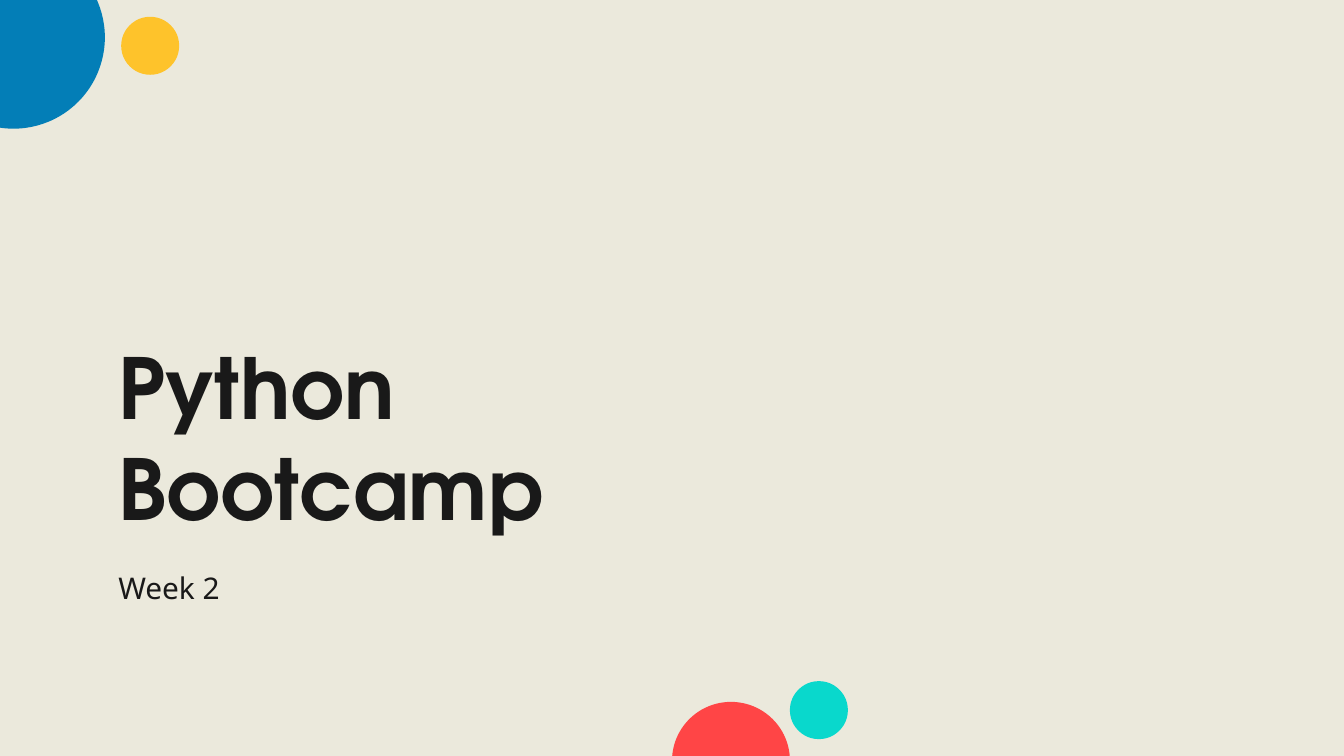
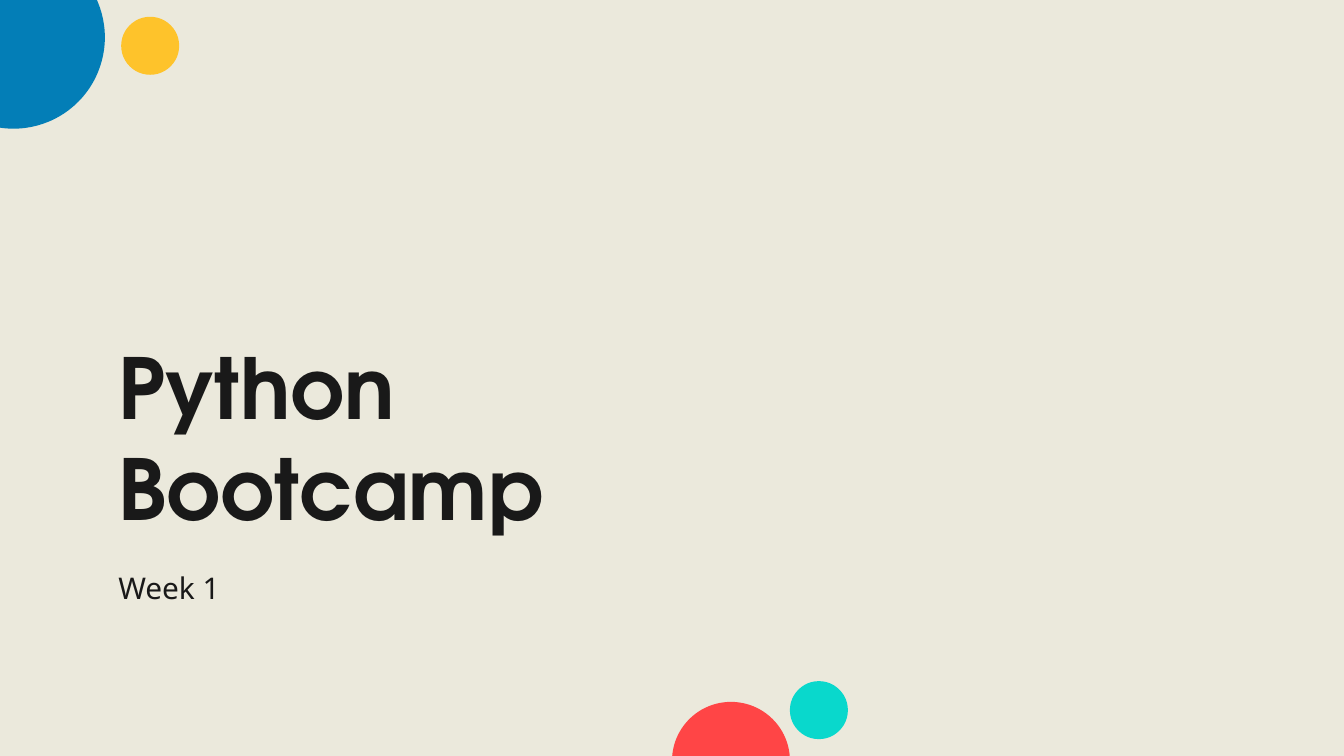
Before and after one commit to Ahmed-Ansari02/UCL-CSS-Python-Bootcamp, a slide deck: slide 1 of week1/Programming bootcamp week 1.pptx. Drawn at 1344x756 pixels with LibreOffice and Linux fonts; fonts in the diff are those of the drawing. Boxes give left, top, right and bottom in pixels: in the first picture for what was removed or moved away, otherwise in the second. Text is boxed around its words. In the diff, an @@ line names an element or a change of style, - is before the commit and + after.

```diff
--- a/week1/Programming bootcamp week 1.pptx
+++ b/week1/Programming bootcamp week 1.pptx
@@ subtitle at box(118, 576, 220, 600): text changed @@
-Week 2
+Week 1
```
Also in this commit, not shown: 3 other slides changed, 3 slides removed, 20 other files.
